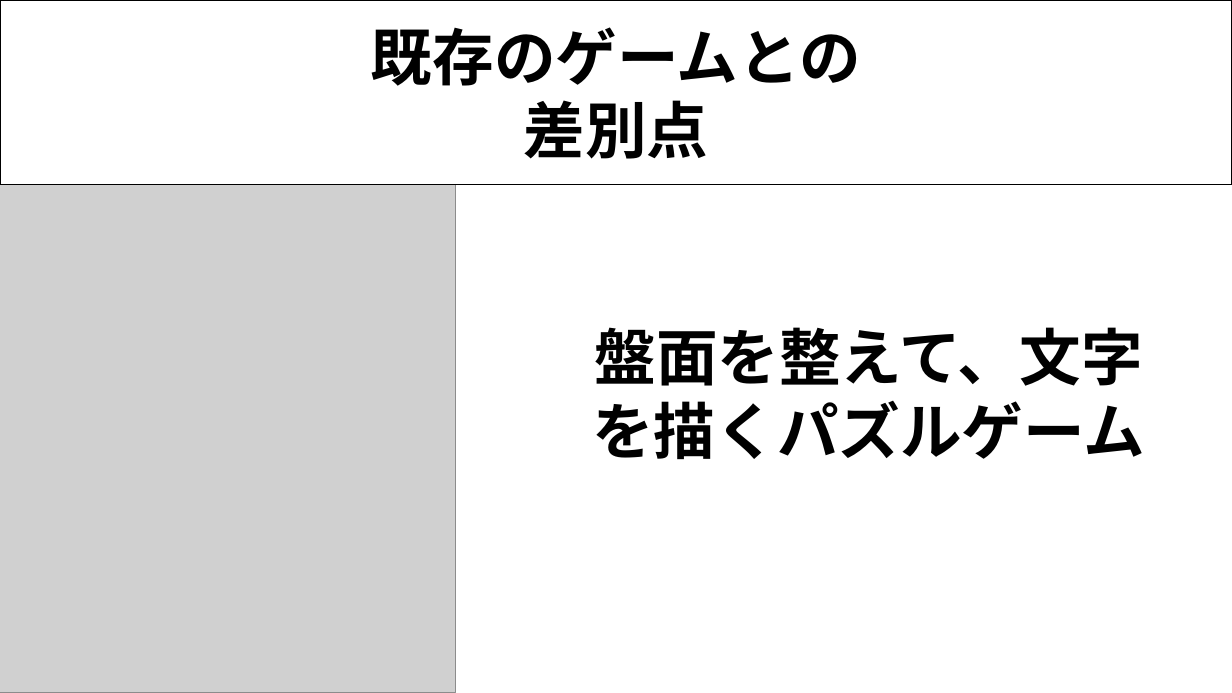
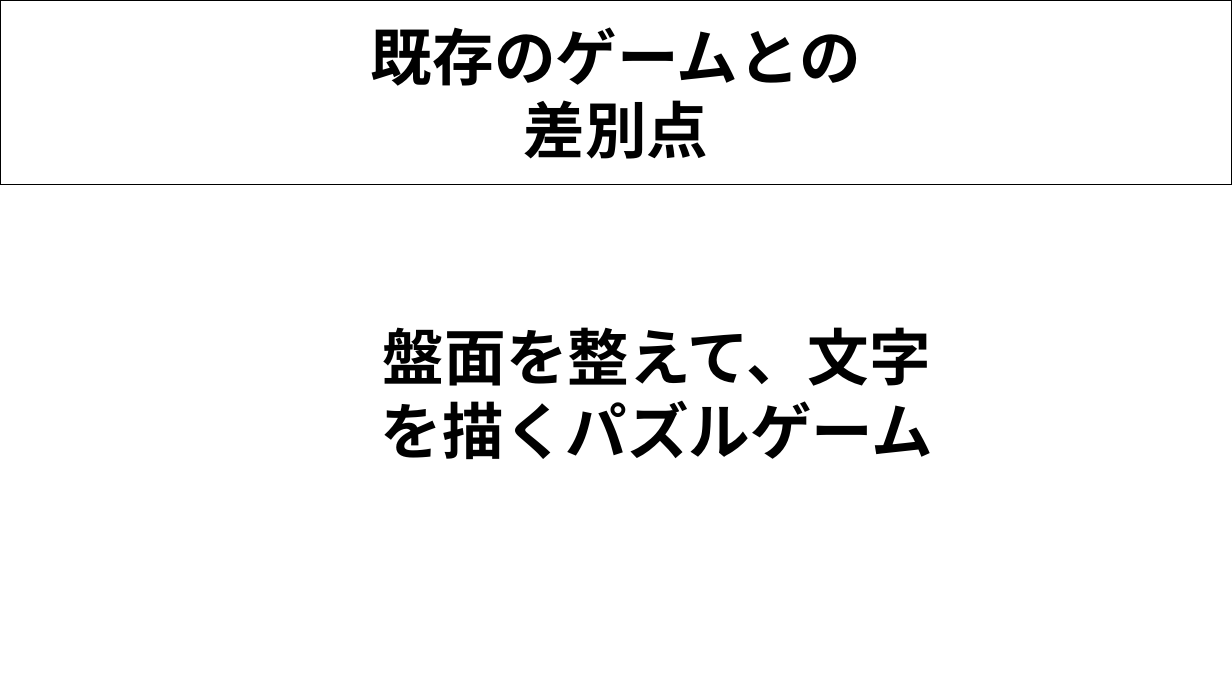
Before and after one commit to 2025Game/12Yamamoto, a slide deck: slide 18 of 3DLV3/Plam/雨粒を使って描く.pptx (slide 15 before the commit). Drawn at 1232x693 pixels with LibreOffice and Linux fonts; fonts in the diff are those of the drawing; grey boxes stand for pictures. Boxes give left, top, right and bottom in pixels: in the first picture for what was removed or moved away, otherwise in the second. Text is boxed around its words. In the diff, an @@ line names an element or a change of style, - is before the commit and + after.

```diff
--- a/3DLV3/Plam/雨粒を使って描く.pptx
+++ b/3DLV3/Plam/雨粒を使って描く.pptx
@@ picture removed at (0, 185, 456, 693) @@
@@ text "盤面を整えて、文字を描くパズルゲーム": place and size @@
-text "盤面を整えて、文字を描くパズルゲーム" at (592, 327, 1144, 460)
+text "盤面を整えて、文字を描くパズルゲーム" at (381, 327, 933, 460)
```
Also in this commit, not shown: 10 other slides changed, 3 slides added, 1 slide removed, 11 other files.
